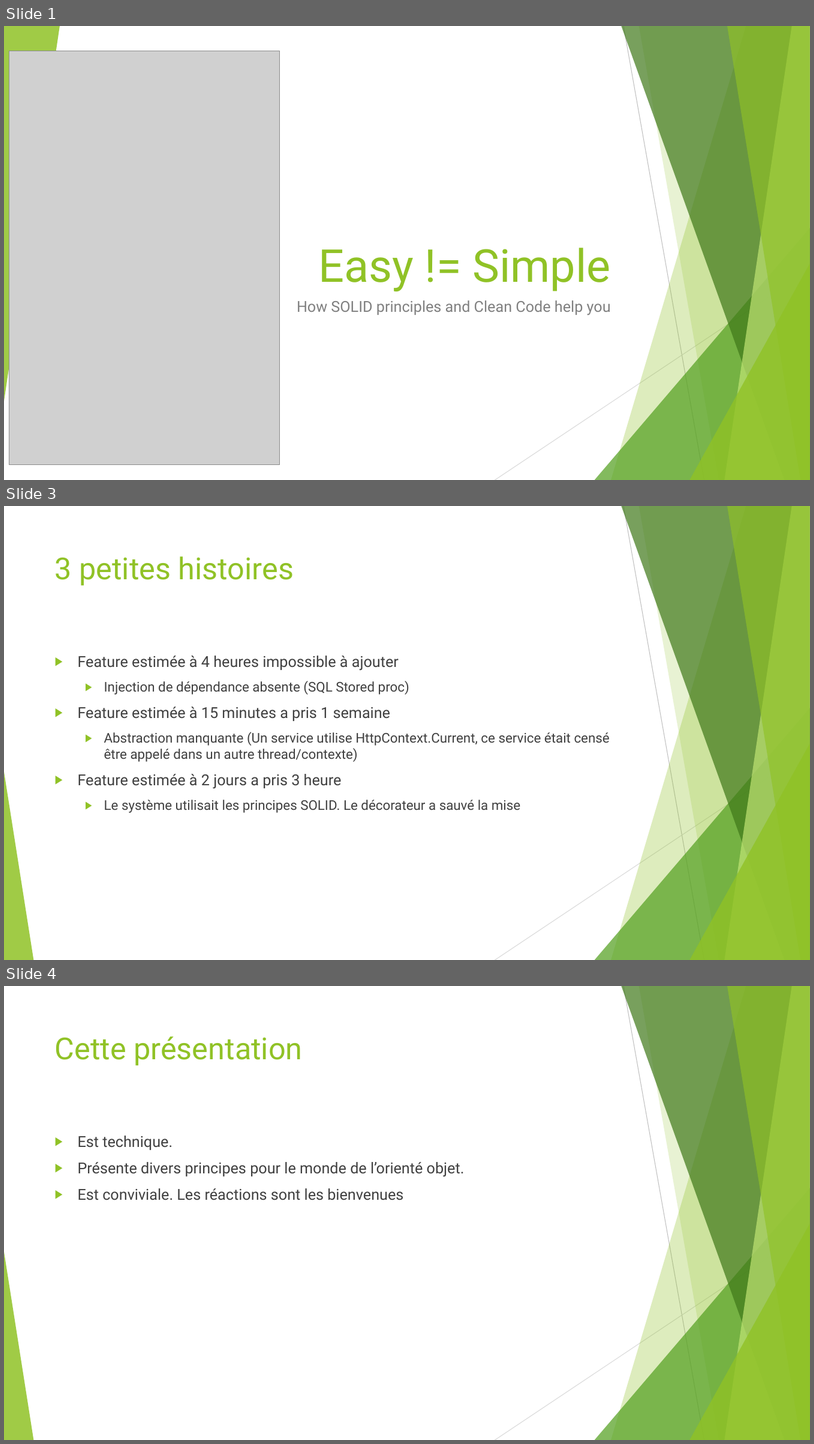
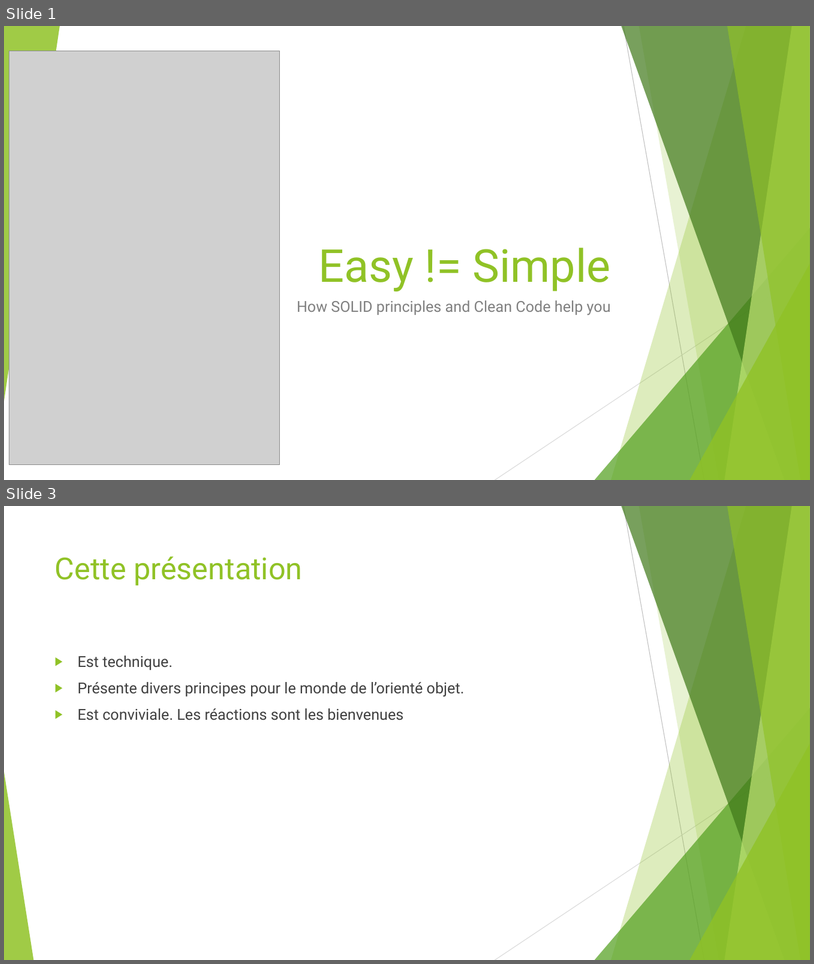
Before and after one commit to worming004/SimpleIsNotEasy, a slide deck: PPT/Easy != Simple.pptx. Shown one above the other, each under a label of ours: slides 1, 3 and 4 before the commit, slides 1 and 3 after it; the slides between them are not shown. The pictures are 814x1444 and 814x964 pixels, drawn with LibreOffice and Linux fonts; fonts in the diff are those of the drawing; grey boxes stand for pictures. Boxes give left, top, right and bottom in pixels: in the first picture for what was removed or moved away, otherwise in the second. Text is boxed around its words. In the diff, an @@ line names an element or a change of style, - is before the commit and + after.

```diff
--- a/PPT/Easy != Simple.pptx
+++ b/PPT/Easy != Simple.pptx
@@ slide 3 removed at (4,506,810,960), background #FFFFFF; not listed: 10 template elements that a slide beside it also shows @@
@@ title removed at (55,556,294,586) @@
-3 petites histoires
@@ text removed at (78,655,610,813) @@
-▶ Feature estimée à 4 heures impossible à ajouter
-  ▶ Injection de dépendance absente (SQL Stored proc)
-▶ Feature estimée à 15 minutes a pris 1 semaine
-  ▶ Abstraction manquante (Un service utilise HttpContext.Current, ce service était censé être appelé dans un autre thread/contexte)
-▶ Feature estimée à 2 jours a pris 3 heure
-  ▶ Le système utilisait les principes SOLID. Le décorateur a sauvé la mise
@@ what was slide 4 is now slide 3 @@
```
Also in this commit, not shown: 5 slides changed, 1 slide added, 7 other slides removed, 22 other files.
